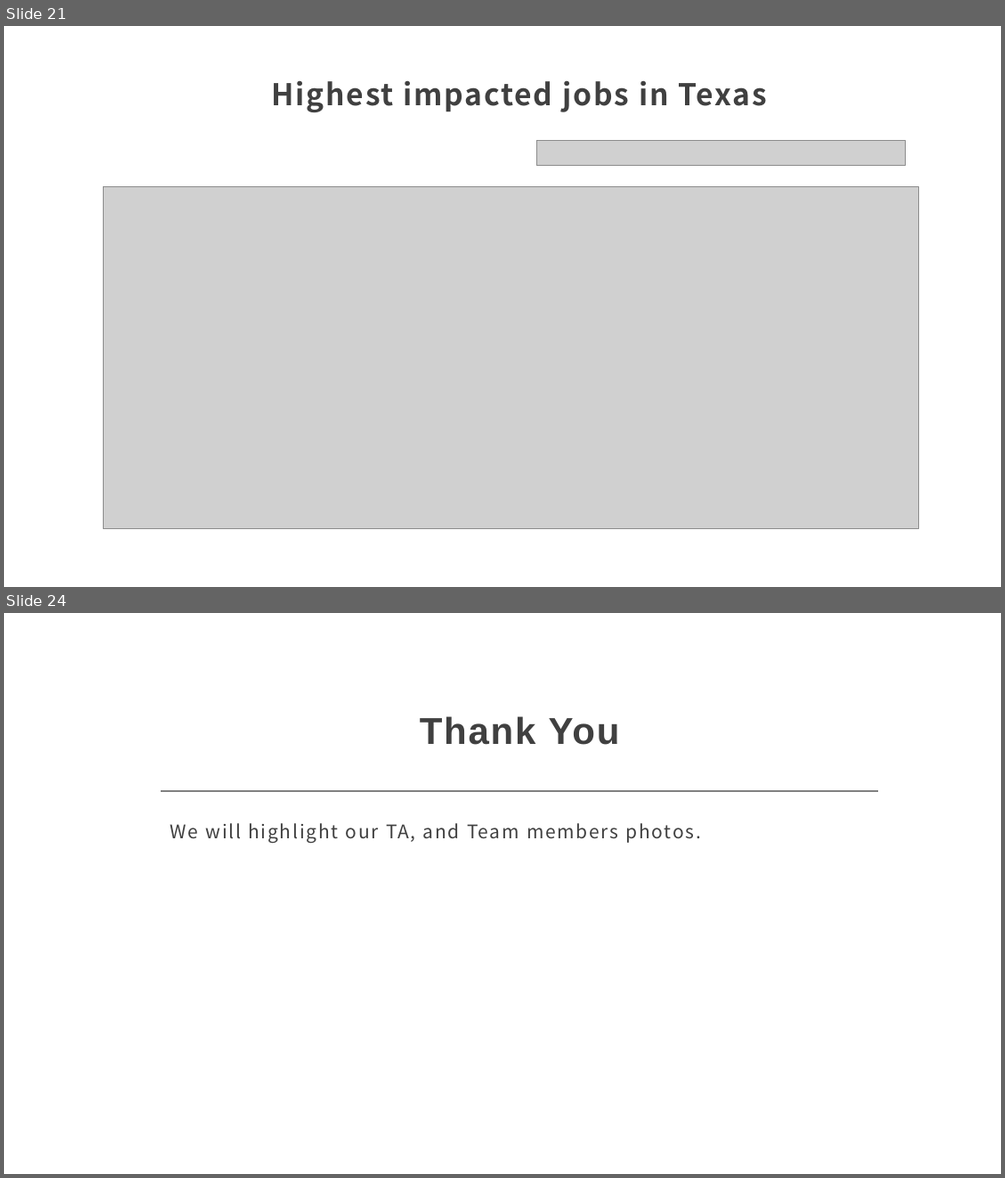
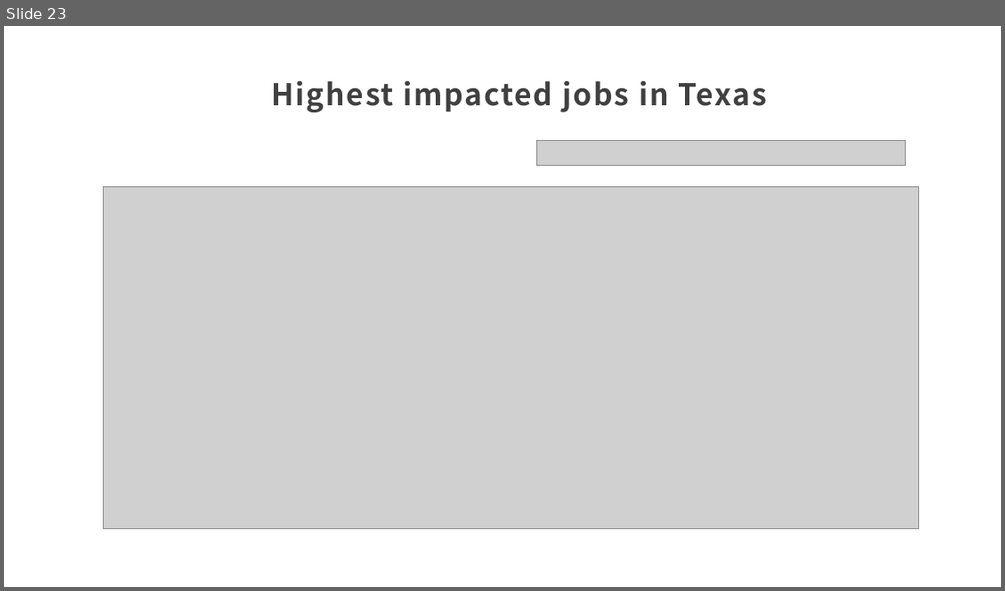
Before and after one commit to vinaya-kusuma/Project1, a slide deck: Project1.pptx. Shown one above the other, each under a label of ours: slides 21 and 24 before the commit, slide 23 after it; the slides between them are not shown. The pictures are 1005x1178 and 1005x591 pixels, drawn with LibreOffice and Linux fonts; fonts in the diff are those of the drawing; grey boxes stand for pictures. Boxes give left, top, right and bottom in pixels: in the first picture for what was removed or moved away, otherwise in the second. Text is boxed around its words. In the diff, an @@ line names an element or a change of style, - is before the commit and + after.

```diff
--- a/Project1.pptx
+++ b/Project1.pptx
@@ slide 24 removed at (4, 613, 1001, 1174), background #FFFFFF @@
@@ title removed at (420, 716, 620, 745) @@
-Thank You
@@ line removed from (161, 791) to (878, 791) @@
@@ text removed at (170, 823, 702, 843) @@
-We will highlight our TA, and Team members photos.
@@ what was slide 21 is now slide 23 @@
```
Also in this commit, not shown: 5 slides changed, 5 slides added, 4 other slides removed.
